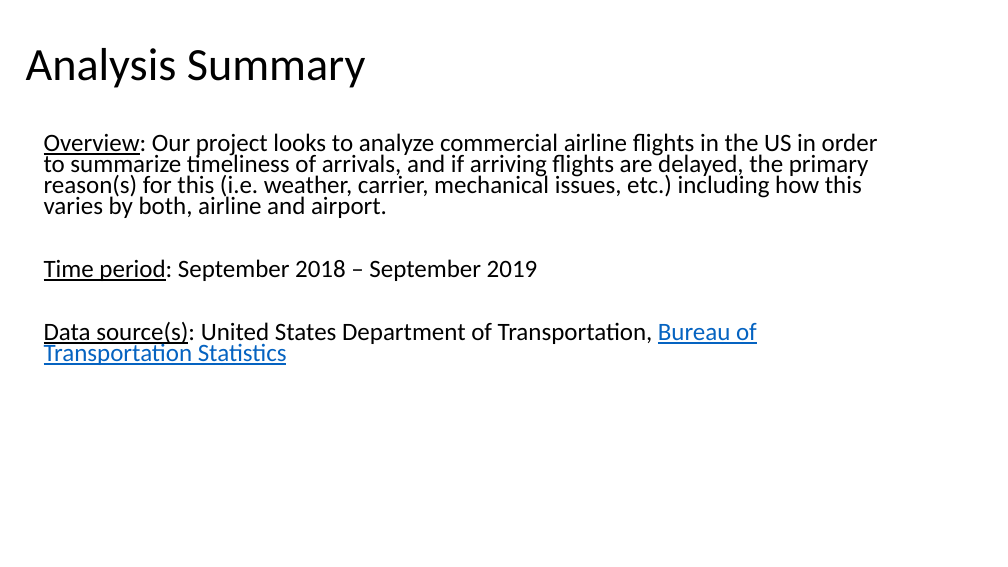
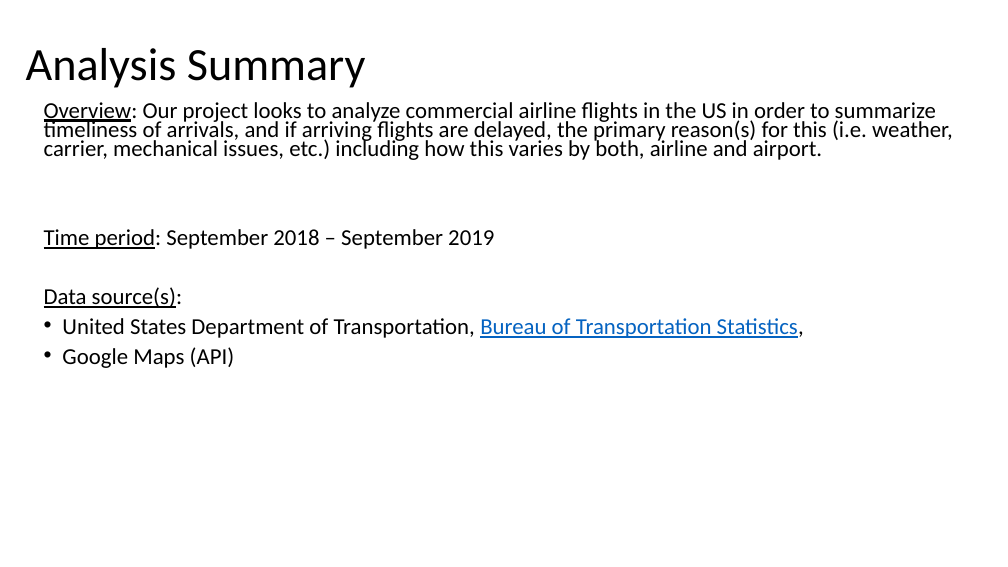
Before and after one commit to bishdj22/Project-1-FlightAnalysis, a slide deck: slide 2 of Project-1-AirportAirlineAnalysis-dec2019.pptx. Drawn at 1008x567 pixels with LibreOffice and Linux fonts; fonts in the diff are those of the drawing. Boxes give left, top, right and bottom in pixels: in the first picture for what was removed or moved away, otherwise in the second. Text is boxed around its words. In the diff, an @@ line names an element or a change of style, - is before the commit and + after.

Commit message:
DB updates to presentation

```diff
--- a/Project-1-AirportAirlineAnalysis-dec2019.pptx
+++ b/Project-1-AirportAirlineAnalysis-dec2019.pptx
@@ text "Overview: Our project looks to ...": place and size @@
-text "Overview: Our project looks to ..." at [44, 133, 878, 365]
+text "Overview: Our project looks to ..." at [44, 102, 953, 368]
@@ text at [44, 102, 953, 249]: size 23.8 to 21.7 pt in "Overview: Our project looks to analyze commercial ...", "Time period: September 2018 – September 2019" @@
@@ text at [44, 287, 804, 368]: text changed; size 23.8 to 21.7 pt @@
-Data source(s): United States Department of Transportation, Bureau of Transportation Statistics
+Data source(s):
+• United States Department of Transportation, Bureau of Transportation Statistics,
+• Google Maps (API)
```
Also in this commit, not shown: 1 other slide changed, 4 slides added, 1 slide removed, 5 other files.
